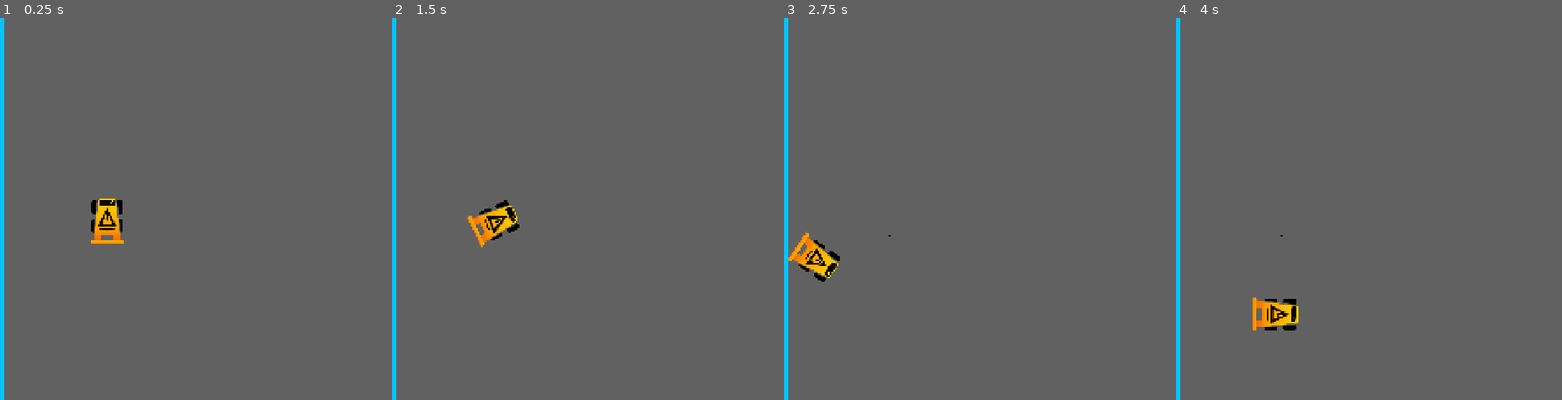
Above: before the commit, frames 1-4 (left to right).
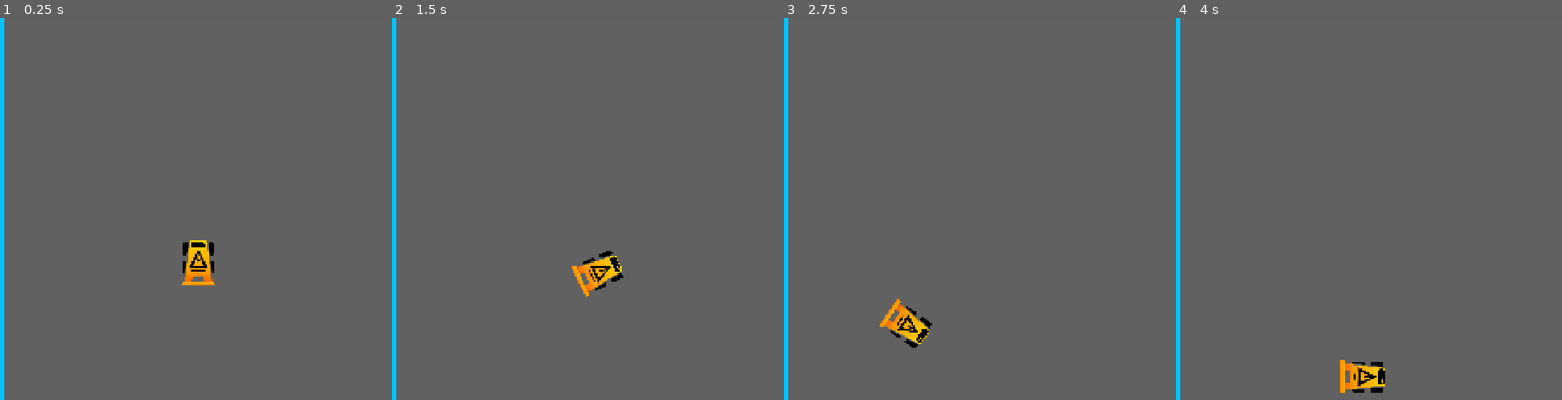
Above: after the commit, the same moments.

Repository: Breadstone58/WriteOfWay
Game: Godot game, scene res://Scenes/Levels/level_0.tscn
Two runs of this game, one before a commit and one after it. Both use one fixed random seed, a clock stepped at 60 frames per second and the inputs below.
Inputs:
- Up to frame 1 (0.25 s): no input
- Up to frame 2 (1.5 s): tap Enter at 0.5 s; hold D (turn_right) 0.53-1.28 s; tap Space (oil) at 0.6, 1.35 s; hold S (backward) from 1.28 s (still down)
- Up to frame 3 (2.75 s): release S (backward) at 2.03 s; hold D (turn_right) from 2.03 s (still down); tap Space (oil) at 2.1 s
- Up to frame 4 (4 s): release D (turn_right) at 2.78 s; hold W (forward) 2.78-3.53 s; tap Space (oil) at 2.85, 3.6 s; hold A (turn_left) from 3.53 s (still down)

The runs differ from the first frame. In frame 1, 1.6% of the frame differs, in the area x 23-56%, y 47-70%; in frame 2, 1.6%; in frame 3, 1.6%; in frame 4, 1.6%.

Commit message:
Image testing

Diff:
--- a/Autoloads/Scenes/line_converter.gd
+++ b/Autoloads/Scenes/line_converter.gd
@@ -15,4 +15,4 @@
 	$Line2D.points = point_array
 	await RenderingServer.frame_post_draw
 	var image: Image = get_texture().get_image()
-	image.save_png("res://saved_image.png")
+	image.save_png("res://drawn_path.png")
--- a/Scenes/Levels/level_0.tscn
+++ b/Scenes/Levels/level_0.tscn
@@ -50,4 +50,4 @@
 shape = SubResource("WorldBoundaryShape2D_4xhwt")
 
 [node name="Car" parent="." unique_id=236793703 instance=ExtResource("1_y8ppt")]
-position = Vector2(998, 687)
+position = Vector2(1308, 876)
--- a/Scenes/car.tscn
+++ b/Scenes/car.tscn
@@ -11,12 +11,12 @@
 script = ExtResource("1_go66d")
 
 [node name="Sprite2D" type="Sprite2D" parent="." unique_id=1154406391]
+position = Vector2(0, -59.999992)
 texture = ExtResource("2_go66d")
 
 [node name="CollisionShape2D" type="CollisionShape2D" parent="." unique_id=47072763]
-position = Vector2(0, 4.416664)
+position = Vector2(0, -54.33332)
 shape = SubResource("RectangleShape2D_ogd8f")
 
 [node name="Marker2D" type="Marker2D" parent="." unique_id=547863482]
-position = Vector2(0, 60)
 scale = Vector2(0.99999994, 0.99999994)
Binary file added: drawn_path.png
Not shown, changed: drawn_path.png.import
Binary file removed: saved_image.png
